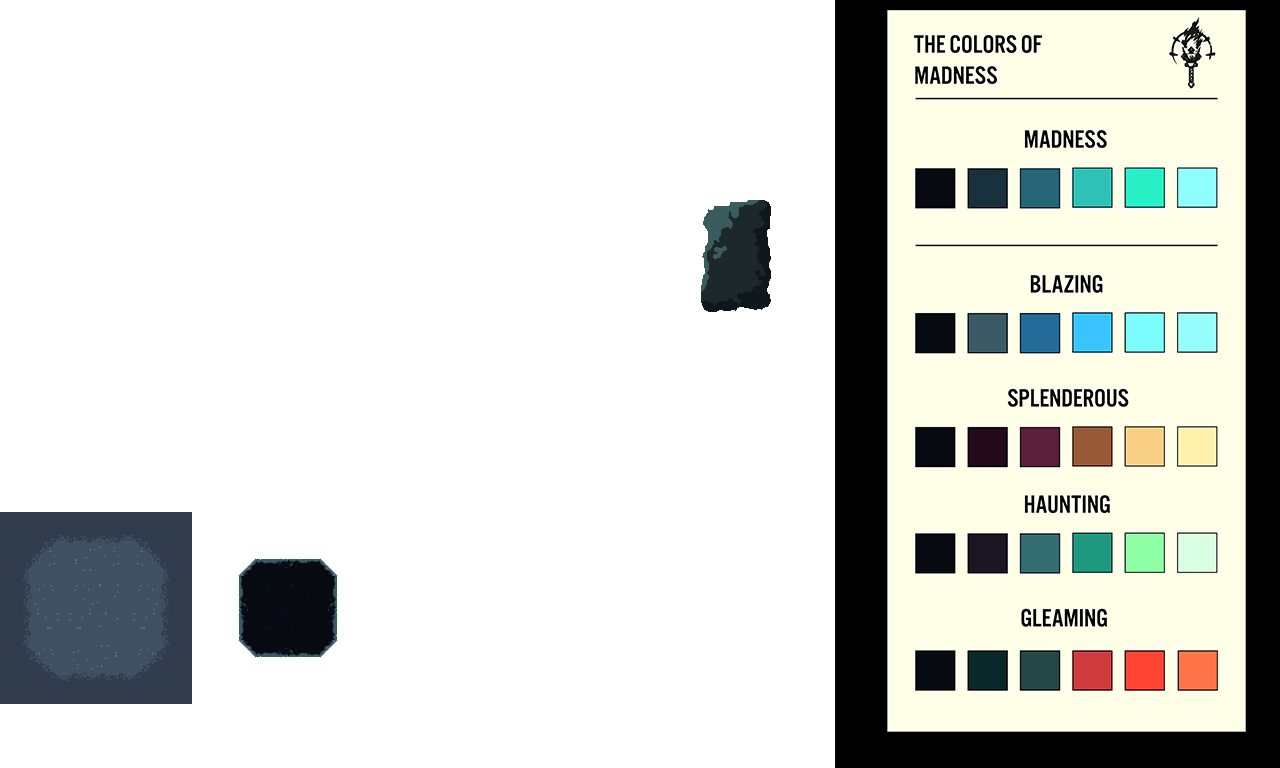
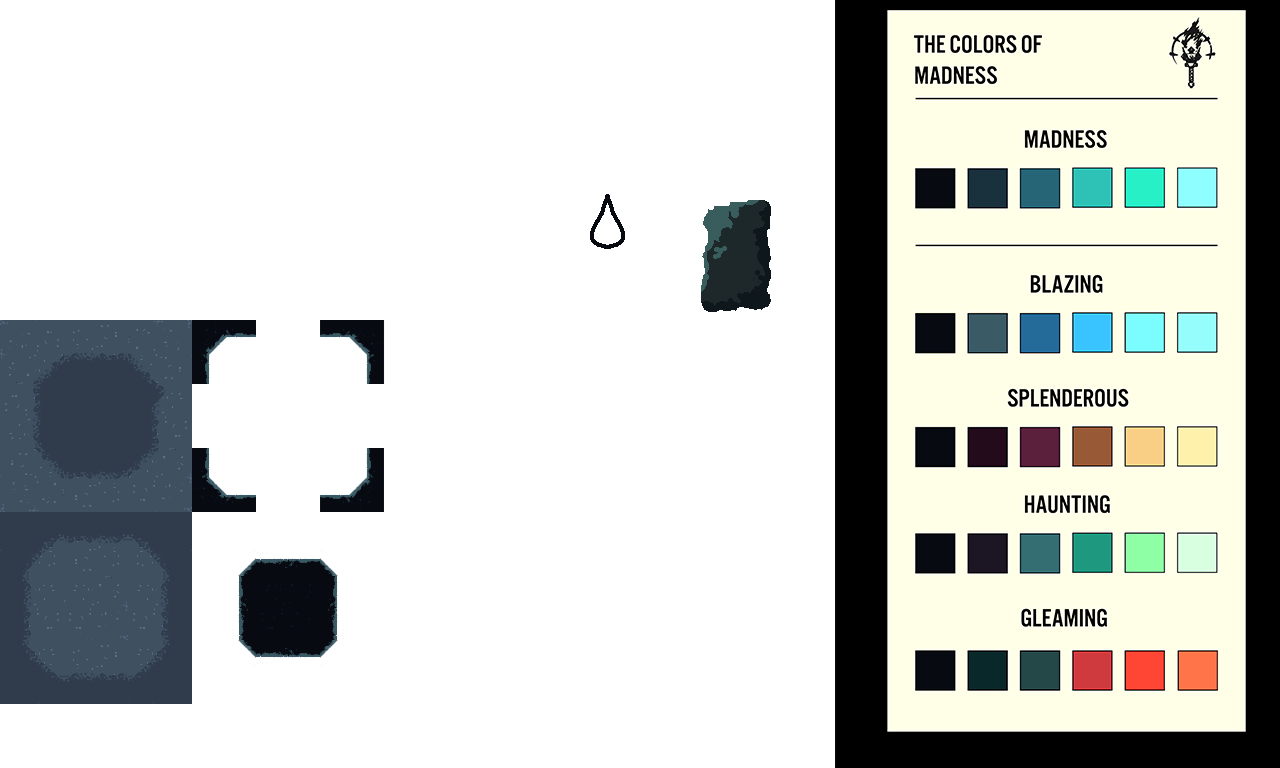
Two versions of the same layered image (1280px x 768px). Layer-by-layer changes:
added group "outward_walls copy" with 4 layers in group "Group 1" over [191, 319, 385, 513]
added layer "Layer 2 copy 6" in group "outward_walls copy" over [320, 448, 384, 513]
added layer "Layer 2 copy 5" in group "outward_walls copy" over [320, 320, 385, 384]
added layer "Layer 2 copy 4" in group "outward_walls copy" over [192, 319, 256, 384]
added layer "Layer 2 copy 2" (1st of 2, in "Group 1" › "outward_walls copy") in group "outward_walls copy" over [191, 448, 256, 512]
added group "outward floors" with 21 layers in group "Group 1" over [0, 320, 192, 512]
added layer "Layer 3" in group "outward floors" over [64, 384, 128, 448]
added layer "floor copy 28" in group "outward floors" over [0, 384, 64, 448]
added layer "floor copy 27" in group "outward floors" over [64, 448, 128, 512]
added layer "floor copy 26" in group "outward floors" over [1, 419, 92, 507]
added layer "floor copy 25" in group "outward floors" over [0, 448, 71, 512]
added layer "floor copy 24" in group "outward floors" over [0, 448, 71, 512]
added layer "floor copy 23" in group "outward floors" over [64, 448, 128, 512]
added layer "floor copy 21" in group "outward floors" over [100, 325, 191, 413]
added layer "floor copy 20" in group "outward floors" over [121, 320, 192, 384]
added layer "floor copy 19" in group "outward floors" over [121, 320, 192, 384]
added layer "floor copy 16" in group "outward floors" over [5, 321, 93, 412]
added layer "floor copy 15" in group "outward floors" over [0, 320, 64, 391]
added layer "floor copy 14" in group "outward floors" over [0, 320, 64, 391]
added layer "floor copy 11" in group "outward floors" over [99, 420, 187, 511]
added layer "floor copy 13" in group "outward floors" over [128, 441, 192, 512]
added layer "floor copy 12" in group "outward floors" over [128, 441, 192, 512]
showed "Background" over [0, 194, 625, 640]
…and 8 more changes (7 added, 1 painted, 1 stack)
